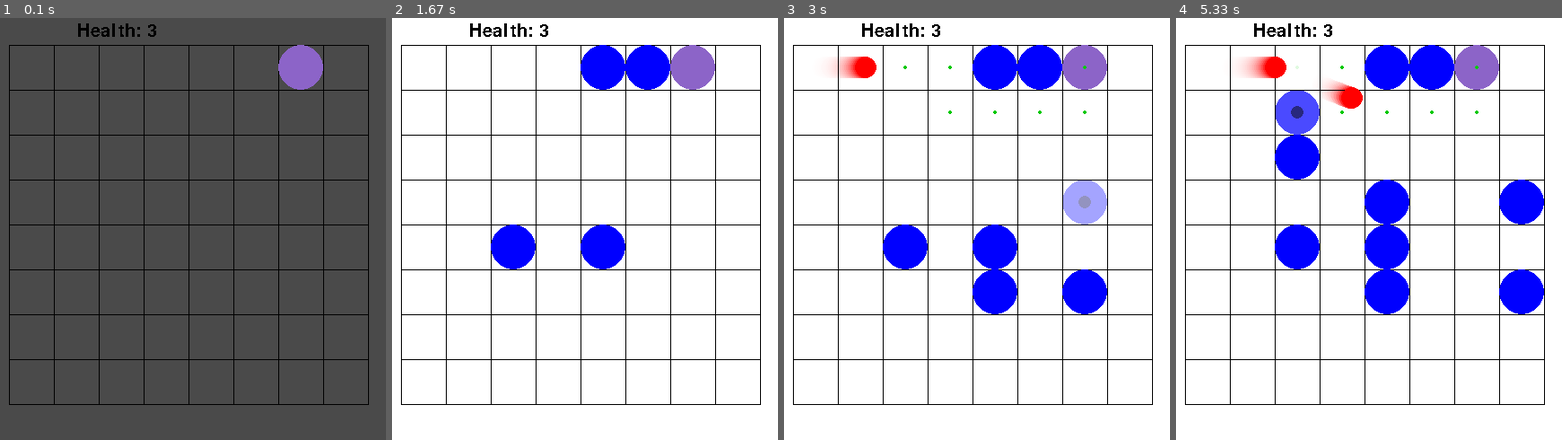
Above: before the commit, frames 1-4 (left to right).
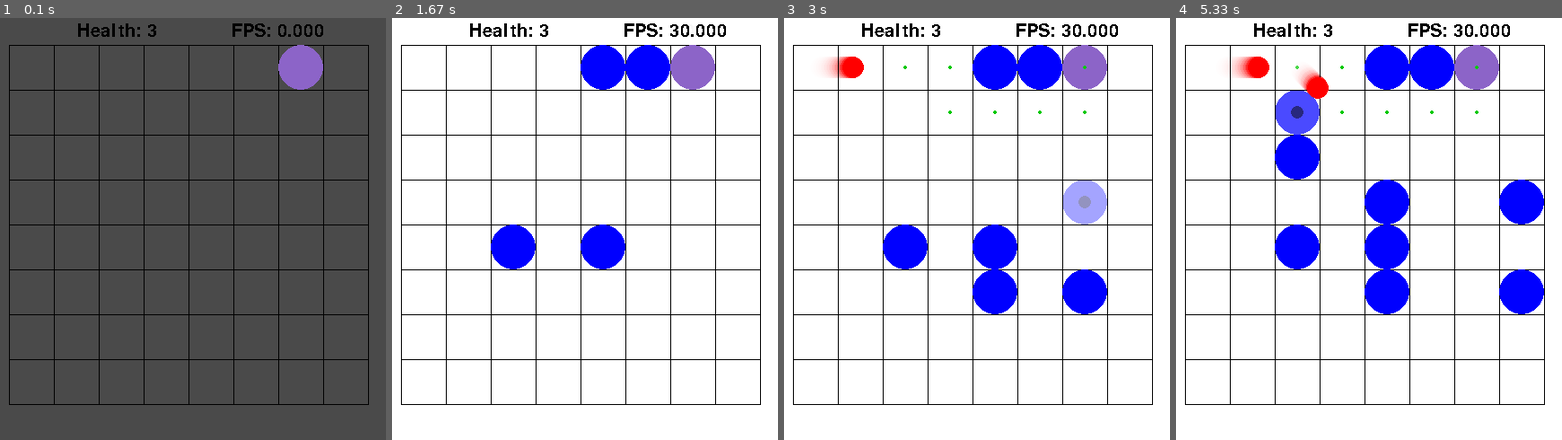
Above: after the commit, the same moments.

Repository: randompast/Tower-Defense-pygame
Game: pygame game, started from main.py
Same seed, same stepped clock (60 frames per second), same inputs: the game is played once before the commit and once after it.
Inputs (mouse positions are in pixels of both pictures, inside the frame that each line leads up to):
- Up to frame 1 (0.1 s): no input
- Up to frame 2 (1.67 s): click (585, 229) at 0.38 s; click (492, 233) at 0.72 s; click (642, 81) at 1.05 s; click (592, 85) at 1.38 s
- Up to frame 3 (3 s): click (980, 275) at 1.72 s; click (1077, 296) at 2.05 s; click (1077, 191) at 2.38 s; click (1096, 220) at 2.75 s
- Up to frame 4 (5.33 s): click (1504, 313) at 3.22 s; click (1384, 212) at 3.55 s; click (1284, 153) at 3.88 s; click (1473, 275) at 4.22 s; click (1307, 89) at 4.55 s; click (1504, 224) at 4.88 s; click (1295, 127) at 5.22 s

The runs differ from the first frame. In frame 1, 0.3% of the frame differs, in the area x 60-84%, y 1-5%; in frame 2, 0.3%; in frame 3, 0.8%; in frame 4, 1.8%, in the area x 14-87%, y 1-22%.

Commit message:
added a frame counter

Diff:
--- a/enemy.py
+++ b/enemy.py
@@ -33,7 +33,7 @@
         self.size = [5,5]
         self.touchdown = False
         self.path = []
-        self.speed = 0.04
+        self.speed = 0.03
 
     def draw(self, pyg):
         pyg.grid.draw_circ(pyg, self.pos, [0.5,0.5], 0.5, (255,0,0))
@@ -95,7 +95,7 @@
             if len(self.path) > 0:
                 v = self.velocity()
                 if sum(v) > -20 and self.dist() > self.speed:
-                    self.pos[0] +=  v[0]
-                    self.pos[1] +=  v[1]
+                    self.pos[0] +=  v[0] #/ pyg.fpscounter.fps
+                    self.pos[1] +=  v[1] #/ pyg.fpscounter.fps
                 if len(self.path) > 1 and self.dist() <= self.speed:
                     self.path = self.path[1:]
--- /dev/null
+++ b/frame_counter.py
@@ -0,0 +1,14 @@
+import time
+
+class frame_counter():
+    def __init__(self):
+        self.fps = 0
+        self.count = 0
+        self.start_time = time.time()
+    def frame(self):
+        self.count += 1
+        t = time.time()
+        if t - self.start_time > 1:
+            self.fps = self.count / (t - self.start_time)
+            self.start_time = t
+            self.count = 0
--- a/gameloop.py
+++ b/gameloop.py
@@ -17,3 +17,4 @@
         tower_updater(pyg)
         enemy_updater(pyg)
         pyg.FramePerSec.tick(pyg.FPS)
+        pyg.fpscounter.frame()
--- a/init.py
+++ b/init.py
@@ -2,11 +2,13 @@
 from pygame.locals import *
 from player import player
 from grid import grid
+from frame_counter import frame_counter
 
 class gamestate():
     def __init__(self):
         self.FPS = 30
         self.FramePerSec = pygame.time.Clock()
+        self.fpscounter = frame_counter()
 
         self.WHITE = (255, 255, 255)
         self.RED = (255, 0, 0)
--- a/ui.py
+++ b/ui.py
@@ -6,4 +6,9 @@
     text_surface = my_font.render('Health: ' + str(pyg.player.health), False, (0, 0, 0))
     pyg.DISPLAYSURF.blit(text_surface, (pyg.grid.res[0]//5,5))
 
+    my_font = pygame.font.Font(pygame.font.get_default_font(), 20)
+    text_surface = my_font.render(f'FPS: {pyg.fpscounter.fps:0.3f}', False, (0, 0, 0))
+    pyg.DISPLAYSURF.blit(text_surface, ((pyg.grid.res[0]*3)//5,5))
+
+
     pyg.grid.draw_circ(pyg, pyg.goal, [0.5,0.5], 1, (140,100,200))
